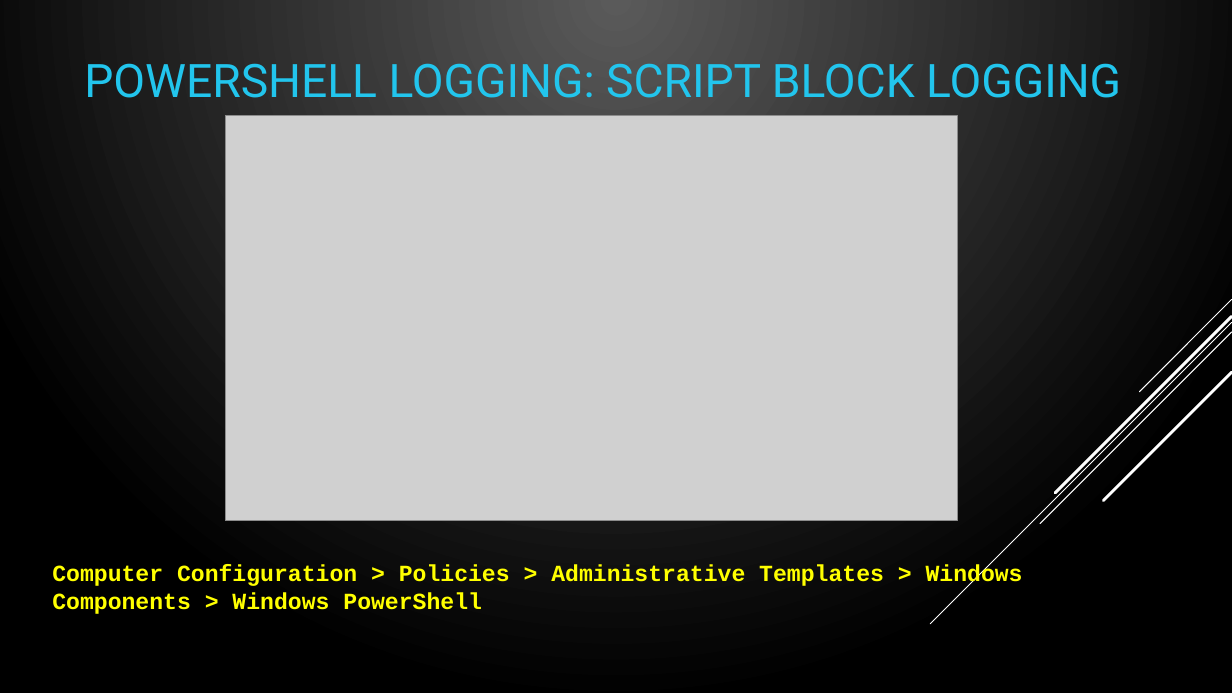
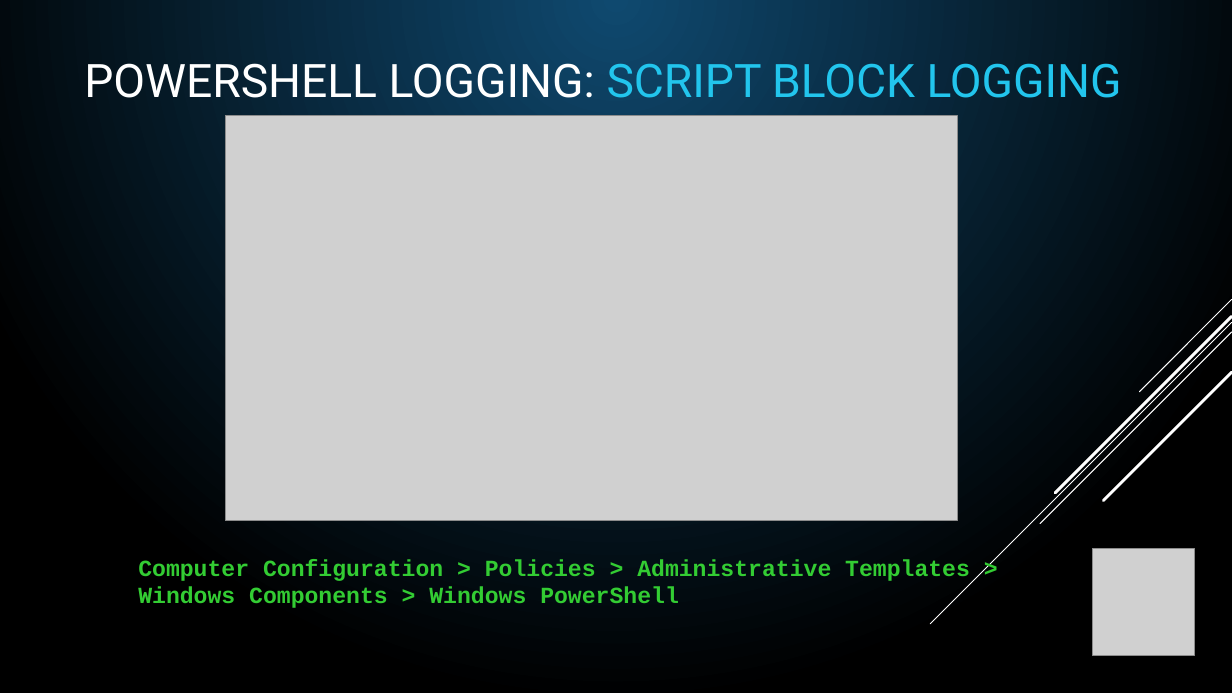
Before and after one commit to compwiz32/Presentations, a slide deck: slide 34 of 2019-08 PowerShell Chattanooga/PSRemoting - From 0 to Lockdown.pptx (slide 32 before the commit). Drawn at 1232x693 pixels with LibreOffice and Linux fonts; fonts in the diff are those of the drawing; grey boxes stand for pictures. Boxes give left, top, right and bottom in pixels: in the first picture for what was removed or moved away, otherwise in the second. Text is boxed around its words. In the diff, an @@ line names an element or a change of style, - is before the commit and + after.

Commit message:
change color theme and add PSSaturday Logos

```diff
--- a/2019-08 PowerShell Chattanooga/PSRemoting - From 0 to Lockdown.pptx
+++ b/2019-08 PowerShell Chattanooga/PSRemoting - From 0 to Lockdown.pptx
@@ background gradient #5B5B5B to #000000 to gradient #0F496F to #000000 @@
@@ title "POWERSHELL LOGGING: SCRIPT BLOCK LOGGING" at [84, 63, 1122, 98]: text colour #22C5ED to #FFFFFF in "POWERSHELL LOGGING:" @@
@@ text "Computer Configuration > Policies > ...": place and size @@
-text "Computer Configuration > Policies > ..." at [52, 564, 1023, 614]
+text "Computer Configuration > Policies > ..." at [138, 559, 970, 608]
@@ text "Computer Configuration > Policies > ..." at [138, 559, 970, 608]: text colour #FFFF00 to #33CC33 @@
@@ picture added at [1092, 549, 1195, 656] @@
```
Also in this commit, not shown: 40 other slides changed, 3 slides added, 1 slide removed.
